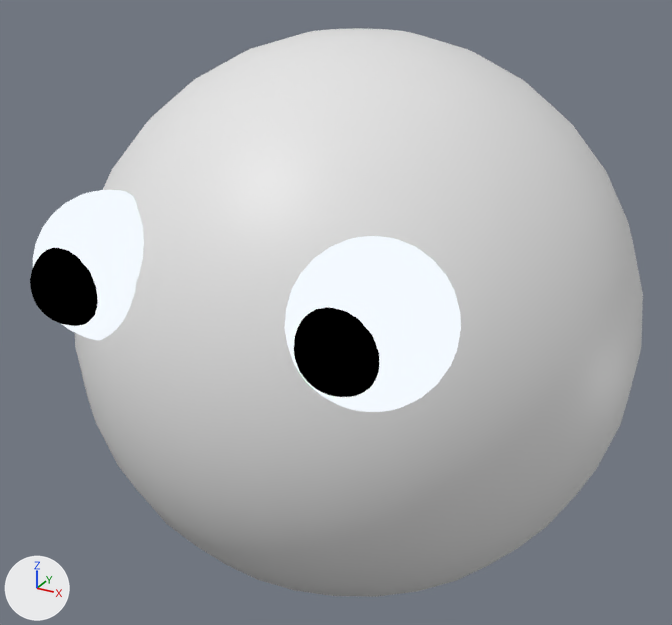
The glTF model frontend/public/models/head.glb as it was, and as the next commit left it.
Camera for both pictures: a 50 mm camera at (0.809, -1.558, 0.769) aimed at (-0.032, -0.03, 0.005). Every picture has the same lights, and +X, +Y and +Z are marked at lower left. The older version comes first.

Names of what the first picture shows: 'eye', 'eye.001', 'head', 'pupil', 'pupil.001'.
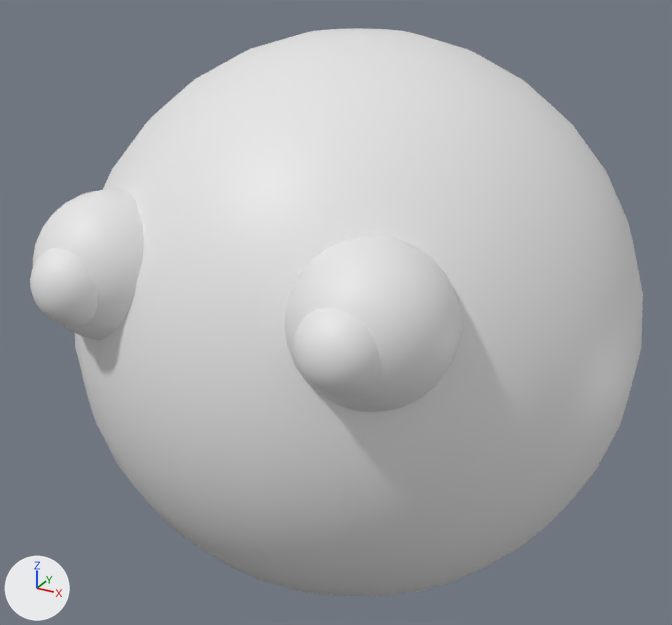
The change, as JSON lines over the scene's bpy script:
```json
{"block": "me_eye", "where": "me_eye.from_pydata(...)  # 529 vertices, 992 faces; spans x -0.13..0.13, y -0.13..0.13, z -0.13..0.13"}
{"op": "remove", "block": "me_eye", "code": "me_eye.materials.append(mat_eye)"}
{"block": "me_pupil", "where": "me_pupil.from_pydata(...)  # 529 vertices, 992 faces; spans x -0.07..0.07, y -0.07..0.07, z -0.07..0.07"}
{"op": "remove", "block": "me_pupil", "code": "me_pupil.materials.append(mat_pupil)"}
```

Pixel boxes [x1, y1, x2, y2] of what changed, in the pictures (672 x 625 px):
```json
{"object": "eye.001", "change": "recoloured", "before": [285, 236, 461, 412], "after": [285, 236, 461, 412], "on screen": "darker"}
{"object": "eye", "change": "recoloured", "before": [33, 190, 144, 340], "after": [33, 190, 144, 340], "on screen": "darker"}
{"object": "pupil.001", "change": "recoloured", "before": [294, 307, 379, 397], "after": [294, 307, 379, 397], "on screen": "black to white"}
{"object": "pupil", "change": "recoloured", "before": [30, 248, 98, 326], "after": [30, 248, 98, 326], "on screen": "black to white"}
```
